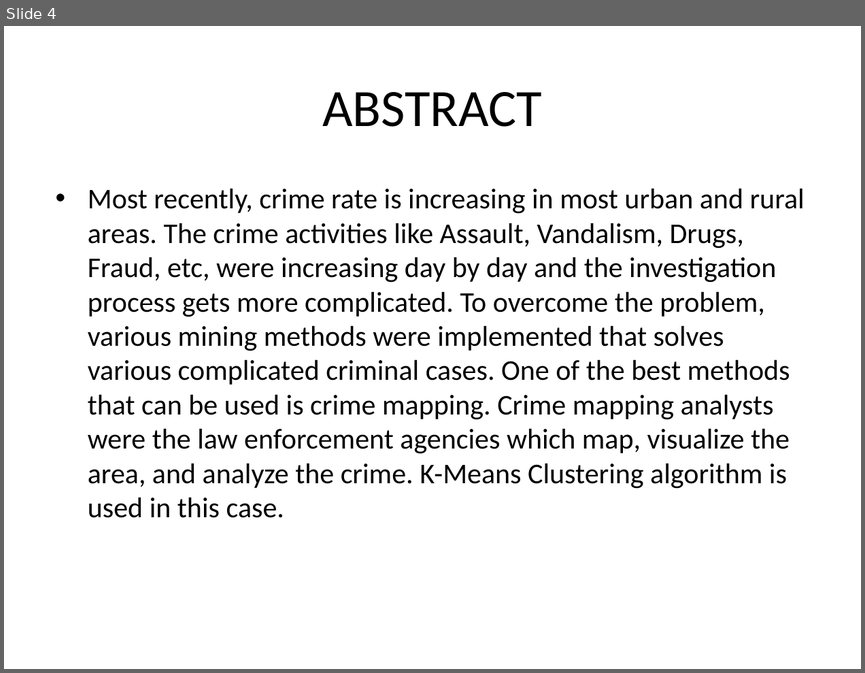
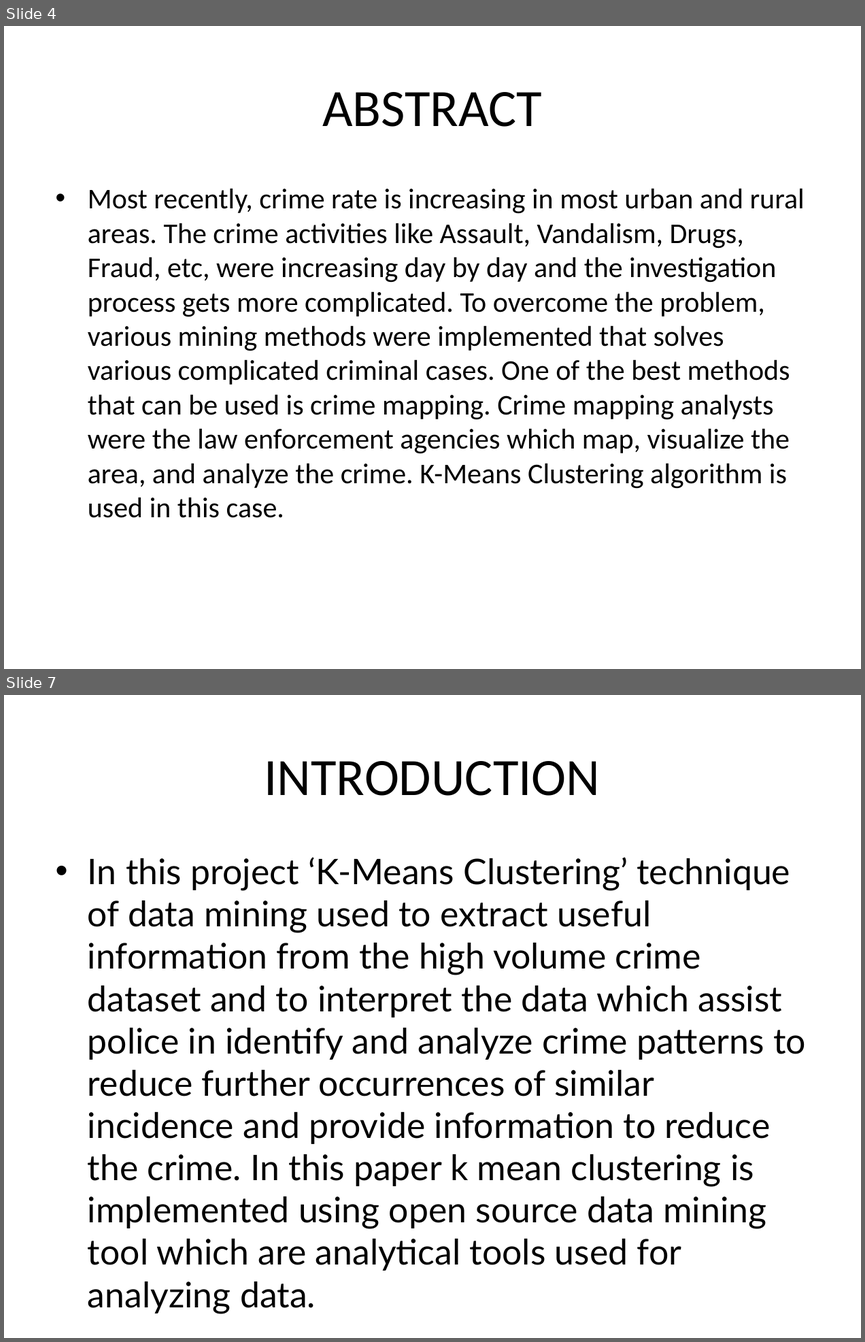
Before and after one commit to Abjt03/Crime-Detection-Data-Science, a slide deck: A1.pptx. Shown one above the other, each under a label of ours: slide 4 before the commit, slides 4 and 7 after it; the slides between them are not shown. The pictures are 865x673 and 865x1342 pixels, drawn with LibreOffice and Linux fonts; fonts in the diff are those of the drawing. Boxes give left, top, right and bottom in pixels: in the first picture for what was removed or moved away, otherwise in the second. Text is boxed around its words. In the diff, an @@ line names an element or a change of style, - is before the commit and + after.

```diff
--- a/A1.pptx
+++ b/A1.pptx
@@ slide 7 added at (x1=4, y1=695, x2=861, y2=1338), background #FFFFFF @@
@@ title added at (x1=264, y1=761, x2=600, y2=796), 44 pt, text #000000 @@
+INTRODUCTION
@@ text added at (x1=88, y1=857, x2=806, y2=1270), 29.6 pt, text #000000 @@
+• In this project ‘K-Means Clustering’ technique of data mining used to extract useful information from the high volume crime dataset and to interpret the data which assist police in identify and analyze crime patterns to reduce further occurrences of similar incidence and provide information to reduce the crime. In this paper k mean clustering is implemented using open source data mining tool which are analytical tools used for analyzing data.
```
Also in this commit, not shown: 5 other slides added.
